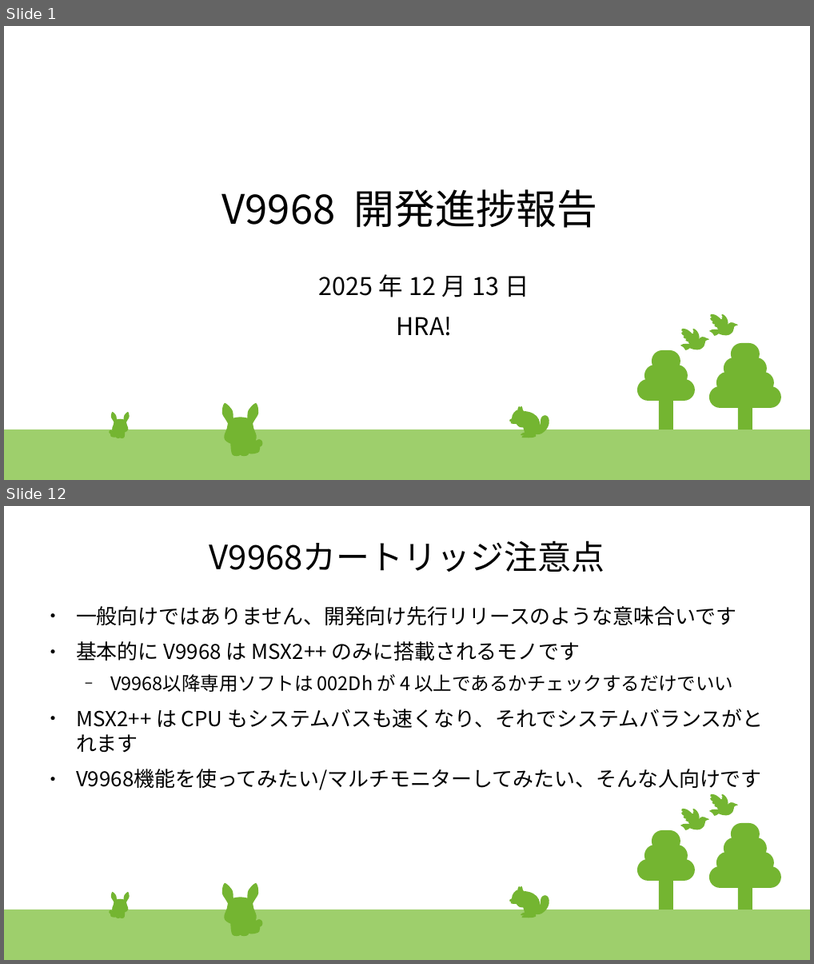
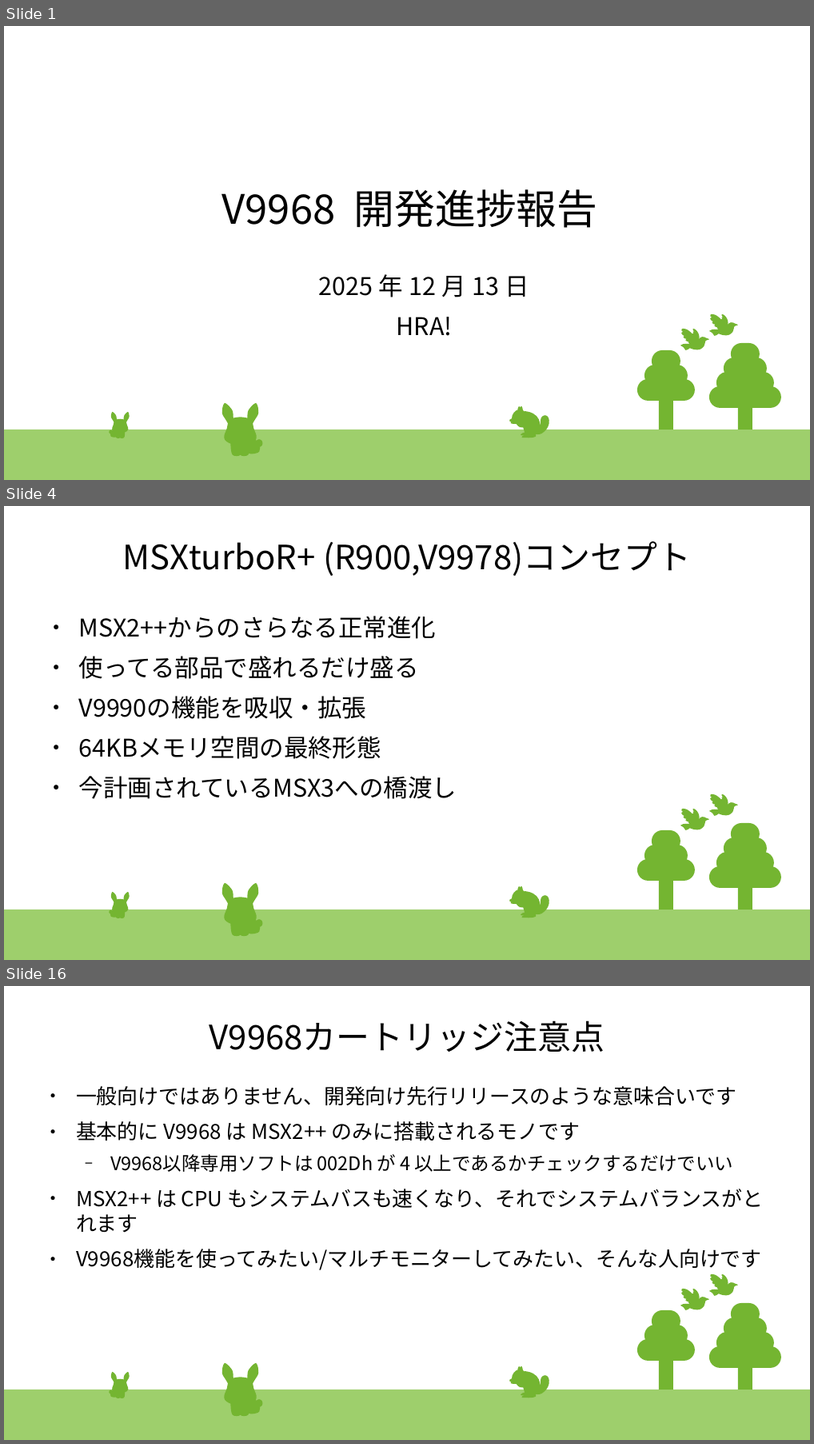
Before and after one commit to hra1129/TangCartMSX, a slide deck: RTL/tangnano20k_vdp_cartridge_rev2_step1/src/th9958/devcon/doc/2025_Dec_13th_v9968progress.odp. Shown one above the other, each under a label of ours: slides 1 and 12 before the commit, slides 1, 4 and 16 after it; the slides between them are not shown. The pictures are 814x964 and 814x1444 pixels, drawn with LibreOffice and Linux fonts; fonts in the diff are those of the drawing. Boxes give left, top, right and bottom in pixels: in the first picture for what was removed or moved away, otherwise in the second. Text is boxed around its words. In the diff, an @@ line names an element or a change of style, - is before the commit and + after.

```diff
--- a/RTL/tangnano20k_vdp_cartridge_rev2_step1/src/th9958/devcon/doc/2025_Dec_13th_v9968progress.odp
+++ b/RTL/tangnano20k_vdp_cartridge_rev2_step1/src/th9958/devcon/doc/2025_Dec_13th_v9968progress.odp
@@ slide 4 added at (4,506,810,960), background #FFFFFF; not listed: 87 template elements that a slide beside it also shows @@
@@ title added at (123,541,691,576), 33 pt, text #000000 @@
+MSXturboR+ (R900,V9978)コンセプト
@@ text added at (79,616,458,799), 24 pt, text #000000 @@
+● MSX2++からのさらなる正常進化
+● 使ってる部品で盛れるだけ盛る
+● V9990の機能を吸収・拡張
+● 64KBメモリ空間の最終形態
+● 今計画されているMSX3への橋渡し
@@ what was slide 12 is now slide 16 @@
```
Also in this commit, not shown: 11 slides changed, 3 other slides added, 3 other files.
